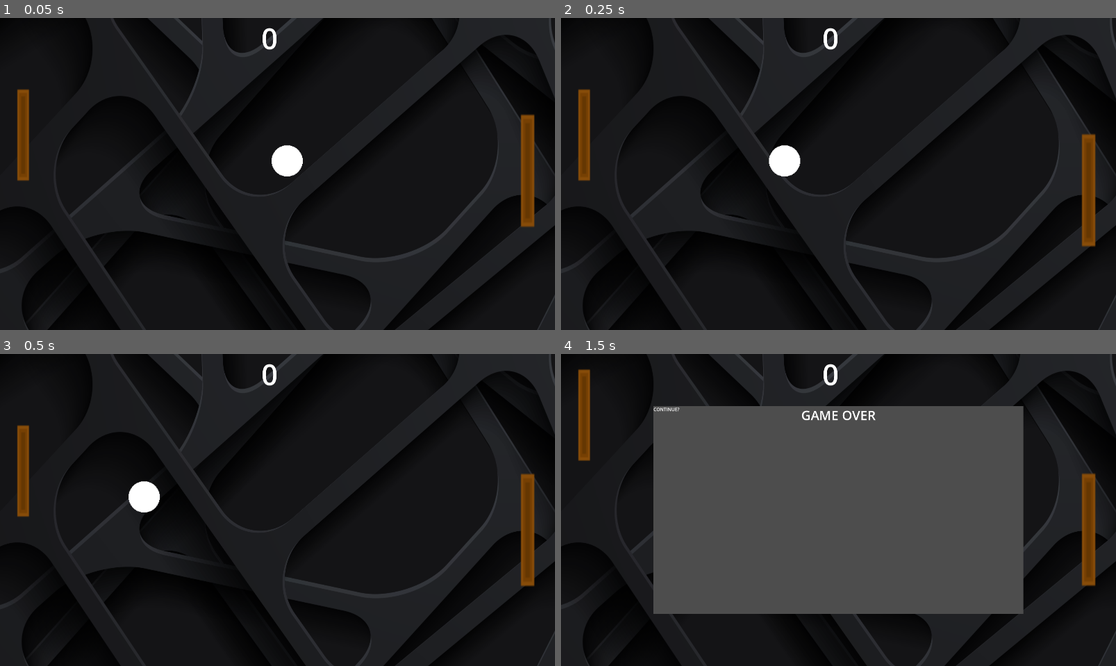
Above: before the commit, frames 1-4 (two rows, left to right).
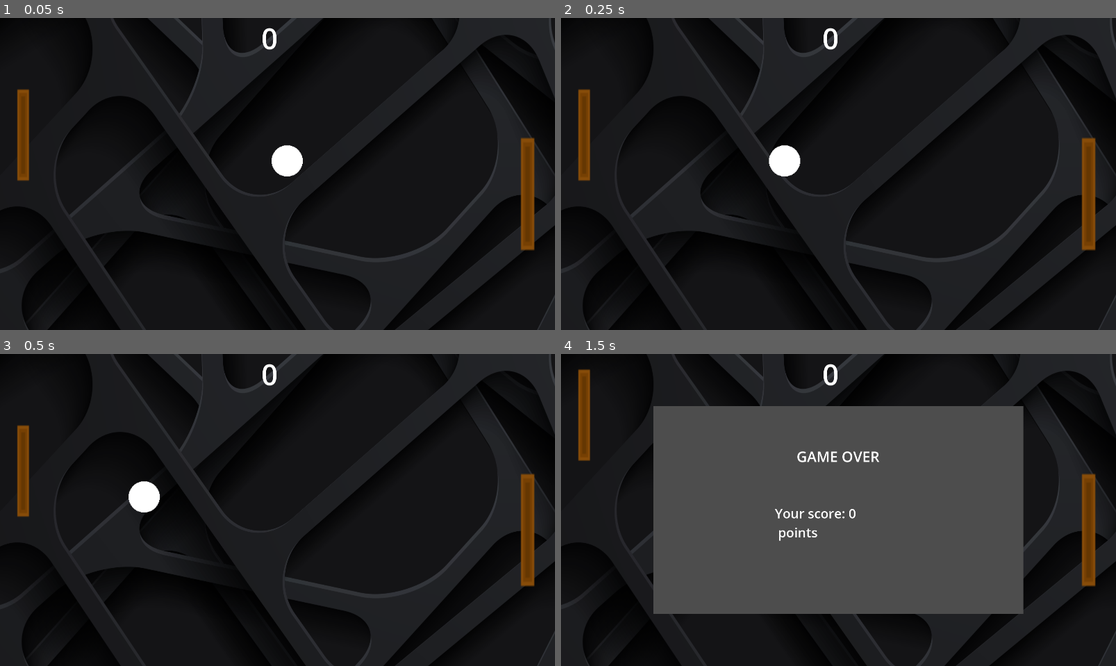
Above: after the commit, the same moments.

Repository: Marco210100/Pong
Game: Godot game, scene res://main.tscn
Same seed, same stepped clock (60 frames per second), same inputs: the game is played once before the commit and once after it.
Inputs:
- Up to frame 1 (0.05 s): no input
- Up to frame 2 (0.25 s): no input
- Up to frame 3 (0.5 s): no input
- Up to frame 4 (1.5 s): hold W (up) 0.53-1.28 s; hold S (down) from 1.28 s (still down)

The runs differ from the first frame. In frame 1, 0.4% of the frame differs, in the area x 93-97%, y 30-75%; in frame 2, less than 0.1%; in frame 3, less than 0.1%; in frame 4, 0.7%, in the area x 16-58%, y 17-60%.

Commit message:
Enemy fix, Finalize Game Over Screen
- Enemy fix
- Finalize Game Over Screen

Diff:
--- a/Enemy/enemy.gd
+++ b/Enemy/enemy.gd
@@ -10,16 +10,23 @@
 	initial_x_pos = position.x
 
 func _physics_process(delta: float) -> void:
-	# Calculate the direction to move toward the ball
-	var target_y = ball.position.y
-	var direction = sign(target_y - position.y)
-
-	# Smoothly adjust velocity toward target
-	velocity.y = lerp(velocity.y, direction * SPEED, SMOOTH_ACCEL * delta)
-
 	# Lock the paddle's x position
 	velocity.x = 0
 	position.x = initial_x_pos
 
+	# Calculate the direction to move toward the ball
+	var ballPosition = ball.position.y
+	position.y = ballPosition
+	if position.y != ballPosition:
+		velocity.y = ball.linear_velocity.y
+
 	# Move the paddle using the physics engine
 	move_and_slide()
+
+	# Correct collision if enemy paddl touches upper or lower bounds
+	var collision = get_slide_collision(0)
+	if collision:
+		if collision.get_collider().name == 'CollisionShape2D4':
+			position.y = position.y - 1
+		elif collision.get_collider().name == 'CollisionShape2D2':
+			position.y = position.y + 1
--- a/LoseWindow/lose_window.tscn
+++ b/LoseWindow/lose_window.tscn
@@ -7,24 +7,35 @@
 visible = true
 unfocusable = true
 
-[node name="Label_GameOver" type="Label" parent="."]
-anchors_preset = 5
+[node name="Control" type="Control" parent="."]
+layout_mode = 3
+anchors_preset = 8
 anchor_left = 0.5
+anchor_top = 0.5
 anchor_right = 0.5
-offset_left = -46.0
-offset_right = 46.0
-offset_bottom = 23.0
+anchor_bottom = 0.5
+offset_left = -20.0
+offset_top = -20.0
+offset_right = 20.0
+offset_bottom = 20.0
 grow_horizontal = 2
-theme_override_font_sizes/font_size = 45
-text = "Game Over"
-horizontal_alignment = 1
-vertical_alignment = 1
+grow_vertical = 2
+
+[node name="Label_GameOver" type="Label" parent="Control"]
+layout_mode = 0
+offset_left = -125.0
+offset_top = -200.0
+offset_right = 192.0
+offset_bottom = -131.0
+theme_override_font_sizes/font_size = 50
+text = "Game over"
+vertical_alignment = 3
 uppercase = true
 
-[node name="Label_Option" type="Label" parent="."]
-offset_right = 40.0
-offset_bottom = 23.0
-text = "Continue?"
-horizontal_alignment = 1
-vertical_alignment = 1
-uppercase = true
+[node name="Label_FinalPoints" type="Label" parent="Control"]
+layout_mode = 0
+offset_left = -200.0
+offset_right = 254.0
+offset_bottom = 63.0
+theme_override_font_sizes/font_size = 45
+text = "Your score: 50 points"
--- a/main.gd
+++ b/main.gd
@@ -4,3 +4,14 @@
 	if body.name == 'Ball':
 		get_tree().paused = true
 		$LoseWindow.visible = true
+
+
+func _on_lose_window_visibility_changed() -> void:
+	var points = str($PointsLabel.text)
+	if int(points) == 1:
+		points += " point"
+	else:
+		points += " points"
+
+	var pointsText = "Your score: " + points
+	$LoseWindow/Control/Label_FinalPoints.text = pointsText
--- a/main.tscn
+++ b/main.tscn
@@ -13,7 +13,7 @@
 size = Vector2(20, 49.018)
 
 [sub_resource type="RectangleShape2D" id="RectangleShape2D_6pni6"]
-size = Vector2(20, 51.4089)
+size = Vector2(20, 51.7118)
 
 [node name="Main" type="Node2D"]
 script = ExtResource("1_esqo3")
@@ -45,7 +45,7 @@
 [node name="InvisibleWall" type="StaticBody2D" parent="."]
 
 [node name="CollisionShape2D2" type="CollisionShape2D" parent="InvisibleWall"]
-position = Vector2(929.546, -41.2106)
+position = Vector2(922, -64)
 rotation = 1.57272
 scale = Vector2(3.64085, 43.6778)
 shape = SubResource("RectangleShape2D_6pni6")
@@ -56,8 +56,8 @@
 shape = SubResource("RectangleShape2D_6pni6")
 
 [node name="CollisionShape2D4" type="CollisionShape2D" parent="InvisibleWall"]
-position = Vector2(927, 1136)
-rotation = 1.57272
+position = Vector2(919, 1145)
+rotation = 1.5727
 scale = Vector2(3.64085, 43.6778)
 shape = SubResource("RectangleShape2D_6pni6")
 
@@ -70,5 +70,6 @@
 
 [node name="Timer" parent="." instance=ExtResource("7_0ojvm")]
 
+[connection signal="visibility_changed" from="LoseWindow" to="." method="_on_lose_window_visibility_changed"]
 [connection signal="body_entered" from="PlayerSideArea2D" to="." method="_on_player_side_area_2d_body_entered"]
 [connection signal="timeout" from="Timer" to="Player" method="_on_timer_timeout"]
